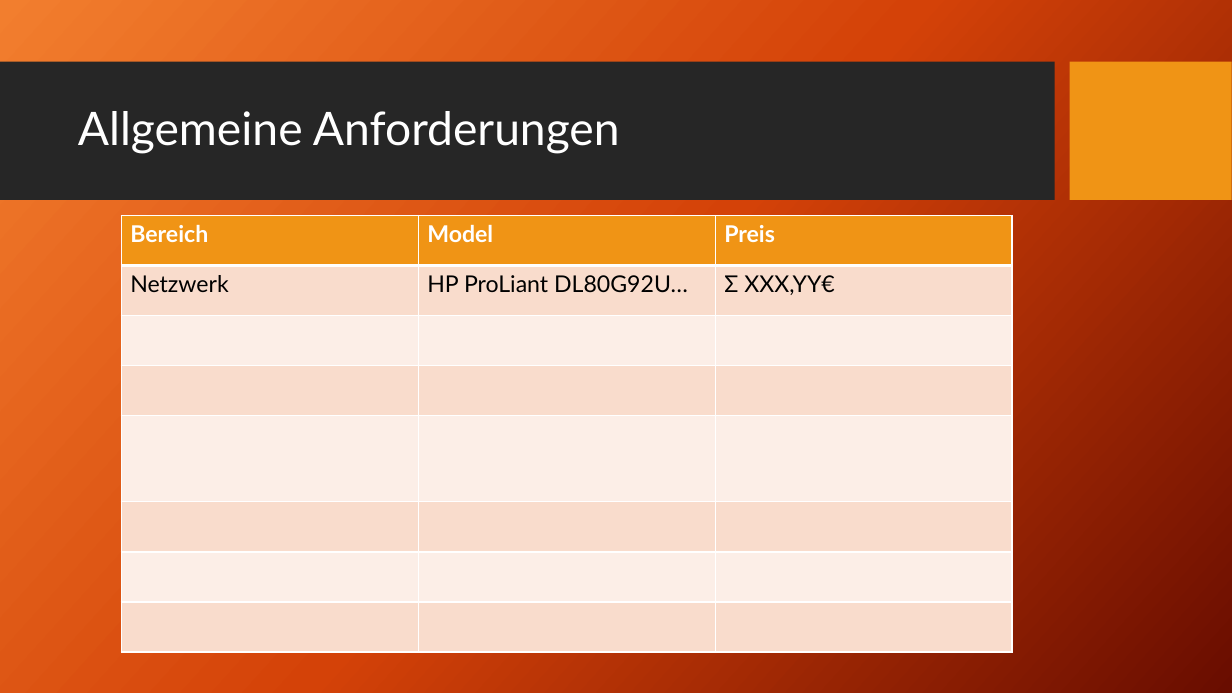
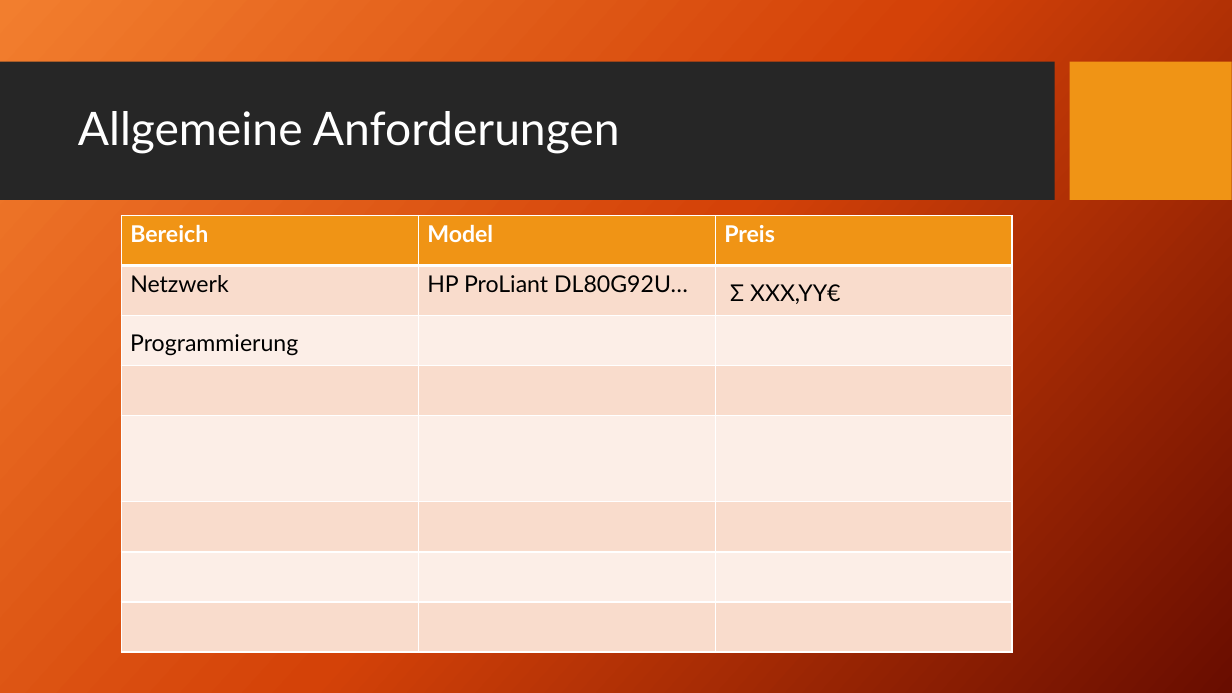
Before and after one commit to HaJaReDeluxe/mintBerryCrunchGames, a slide deck: slide 5 of Angebot für mintBerryCrunchGames GmbH.pptx. Drawn at 1232x693 pixels with LibreOffice and Linux fonts; fonts in the diff are those of the drawing; background and template pictures are left out. Boxes give left, top, right and bottom in pixels: in the first picture for what was removed or moved away, otherwise in the second. Text is boxed around its words. In the diff, an @@ line names an element or a change of style, - is before the commit and + after.

```diff
--- a/Angebot für mintBerryCrunchGames GmbH.pptx
+++ b/Angebot für mintBerryCrunchGames GmbH.pptx
@@ table at (x1=121, y1=215, x2=1011, y2=652) @@
-row 2, column 3: Σ XXX,YY€
+row 2, column 3: 
@@ text added at (x1=730, y1=284, x2=841, y2=304), 18 pt, text #000000 @@
+Σ XXX,YY€
@@ text added at (x1=130, y1=334, x2=298, y2=356), 18 pt, text #000000 @@
+Programmierung
```
Also in this commit, not shown: 2 other slides changed, 1 slide removed.
